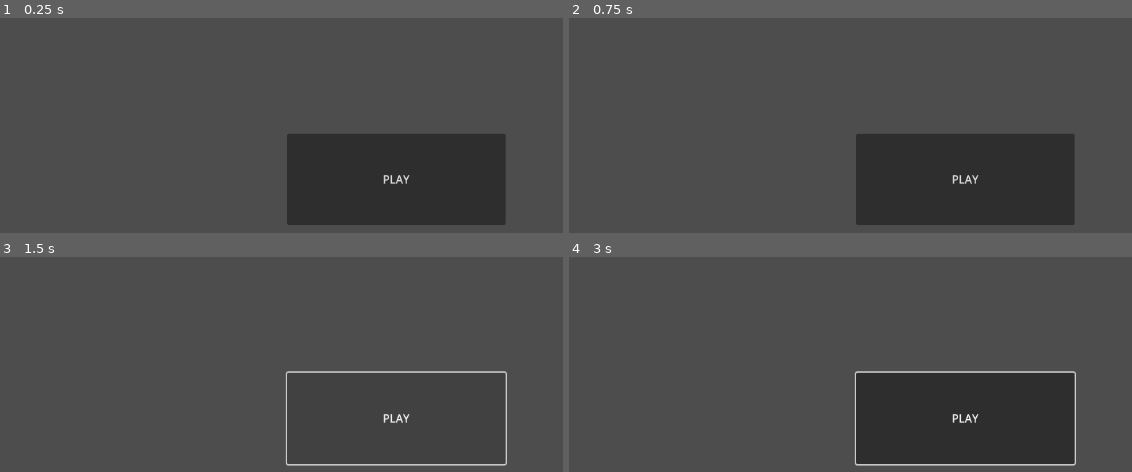
Above: before the commit, frames 1-4 (two rows, left to right).
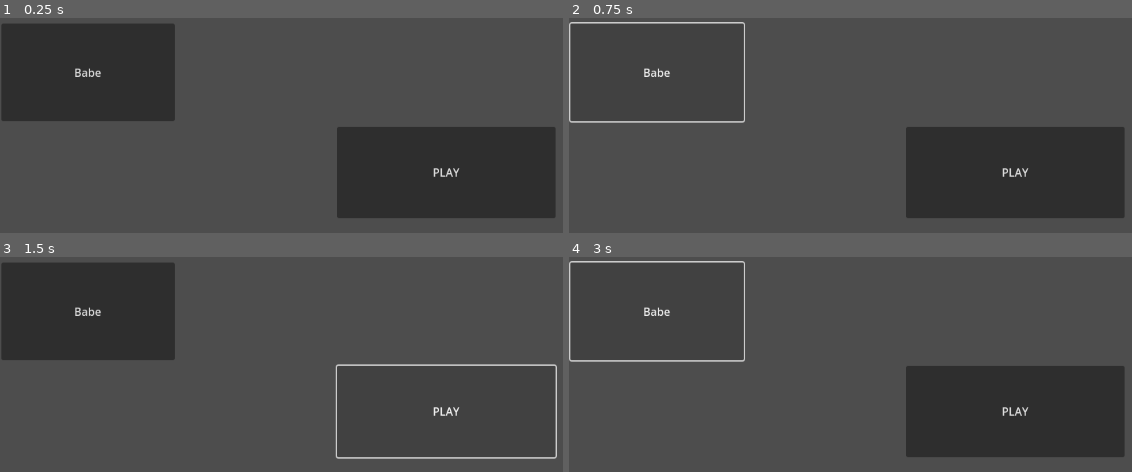
Above: after the commit, the same moments.

Repository: chemicallove123/VerCon
Game: Godot game, scene res://node_2d.tscn
Two runs of this game, one before a commit and one after it. Both use one fixed random seed, a clock stepped at 60 frames per second and the inputs below.
Inputs (mouse positions are in pixels of both pictures, inside the frame that each line leads up to):
- Up to frame 1 (0.25 s): no input
- Up to frame 2 (0.75 s): click (659, 71) at 0.5 s, where only the run after the commit has a clickable "Babe"
- Up to frame 3 (1.5 s): click "PLAY" at 1.25 s
- Up to frame 4 (3 s): click "PLAY" at 2 s; click (659, 310) at 2.75 s, where only the run after the commit has a clickable "Babe"

The runs differ from the first frame. In frame 1, 23% of the frame differs, in the area x 0-99%, y 2-97%; in frame 2, 11%; in frame 3, 16%; in frame 4, 11%.

Commit message:
Update node_2d.tscn

Diff:
--- a/node_2d.tscn
+++ b/node_2d.tscn
@@ -4,9 +4,17 @@
 position = Vector2(-26, -9)
 
 [node name="Button" type="Button" parent="."]
-offset_left = 440.0
-offset_top = 176.0
-offset_right = 755.0
-offset_bottom = 308.0
+offset_left = 512.0
+offset_top = 166.0
+offset_right = 827.0
+offset_bottom = 298.0
 text = "PLAY
 "
+
+[node name="Button2" type="Button" parent="."]
+offset_left = 28.0
+offset_top = 17.0
+offset_right = 278.0
+offset_bottom = 158.0
+text = "Babe
+"
